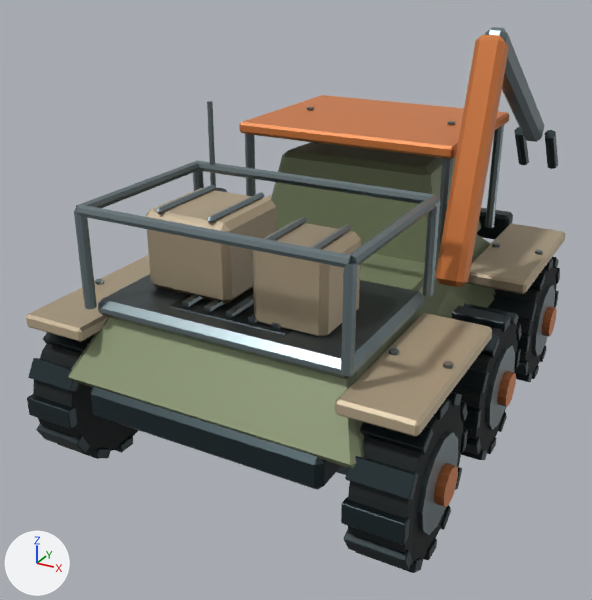
A saved change to the glTF model assets/models/frontier/v1/ScrapperRig.glb.
Rendered twice from a 50 mm camera at (2.38, -4.8, 3.2) aimed at (-0.19, -0.13, 0.87). Lighting does not change. The marker at lower left points along +X, +Y and +Z. The older version comes first. Where no turn or scale is listed for an object, it has been applied to the vertices. Vertices at exactly the same position are counted once.

Objects in the first picture: 'export_ScrapperRig_Axle', 'export_ScrapperRig_Crane', 'export_ScrapperRig_Tire', 'export_ScrapperRig_Tire.001', 'export_ScrapperRig_Tire.003', 'export_ScrapperRig_Tire.005' and 1 more.
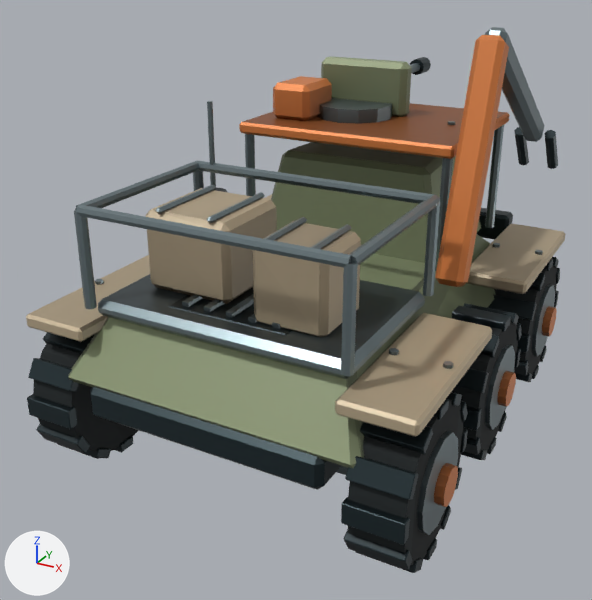
Where the change shows, as pixel boxes [x1, y1, x2, y2] in the pictures (592 x 600 px):
'export_ScrapperRig_DefenseGunRing', added
    after: [273, 56, 411, 124]
    faces in mat_frontier_ceramic: [321, 56, 411, 117]
    faces in mat_teamcolor_frontier: [273, 76, 332, 121]
    faces in mat_frontier_titanium: [318, 98, 392, 124]
'export_ScrapperRig_20mmBarrel', added
    after: [410, 57, 431, 75]
    faces in mat_frontier_graphite: [410, 57, 431, 75]
part 1 of me_cylinder_232, recoloured (darker)
    before: [243, 95, 507, 146]
    after: [243, 103, 507, 146]

The change, as a list of edits to the scene's bpy script:
```text
Change me_cylinder_232:
    where me_cylinder_232.from_pydata(...)  # 986 vertices, 1752 faces; spans x -1.28..1.28, y -0.46..3.01, z -0.09..1.57
    used by ob_export_scrapperrig_axle; location = (0.0, -1.188, 0.47)
    me_cylinder_232 part 1: 37 faces centred in x -0.85..0.85, y -0.3..2.5, z 0.66..1.56 are repainted in the vertex colours; the middle colour goes from grey #a4a4a4 to grey #a3a3a3
Add me_cylinder_263:
    me_cylinder_263.from_pydata(...)  # 72 vertices, 132 faces; spans x -0.49..0.345, y -0.38..0.28, z -0.065..0.35
    # faces by material slot: [44, 44, 44]
    me_cylinder_263.materials.append(mat_frontier_titanium)
    me_cylinder_263.materials.append(mat_frontier_ceramic)
    me_cylinder_263.materials.append(mat_teamcolor_frontier)
Add me_cylinder_264:
    me_cylinder_264.from_pydata(...)  # 48 vertices, 88 faces; spans x -0.065..0.065, y -0.575..0.675, z -0.065..0.065
    # faces by material slot: [44, 44]
    me_cylinder_264.materials.append(mat_frontier_titanium)
    me_cylinder_264.materials.append(mat_frontier_graphite)
Add ob_export_scrapperrig_defensegunring:
    ob_export_scrapperrig_defensegunring = bpy.data.objects.new('export_ScrapperRig_DefenseGunRing', me_cylinder_263)
    ob_export_scrapperrig_defensegunring.location = (-0.17, 0.72, 2.05)
Add ob_export_scrapperrig_20mmbarrel:
    ob_export_scrapperrig_20mmbarrel = bpy.data.objects.new('export_ScrapperRig_20mmBarrel', me_cylinder_264)
    ob_export_scrapperrig_20mmbarrel.location = (-0.17, 1.43, 2.22)
```
